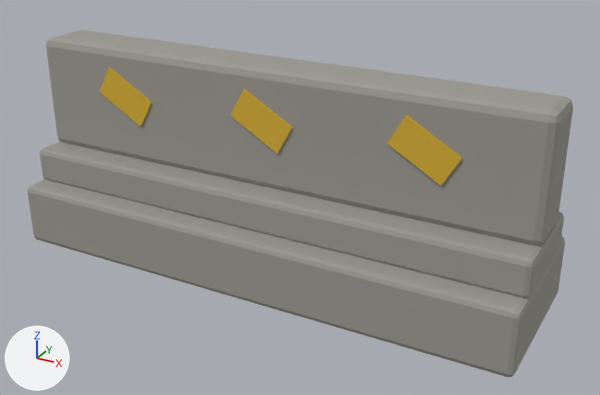
What one commit did to the glTF model assets/props/barrier.glb.
Camera for both pictures: a 50 mm camera at (1.45, -2.46, 1.54) aimed at (0.1, -0.01, 0.31). Arrows for +X, +Y and +Z are at lower left; the lights stay in place. The first picture is the older version. Vertices at exactly the same position are counted once.

The older version as bpy lines, for what is in view:
```python
me_cube_008 = bpy.data.meshes.new('Cube.008')
me_cube_008.from_pydata(...)  # 216 vertices, 396 faces; spans x -1.0..1.0, y -0.3..0.3, z 0.0..0.8
# faces by material slot: [72, 324]
me_cube_008.materials.append(mat_stripe)  # yellow #d9b130
me_cube_008.materials.append(mat_concrete)  # grey #9c9a92
ob_cube_008 = bpy.data.objects.new('Cube.008', me_cube_008)
ob_cube_008.location = (0.0, 0.0, 0.0)
```
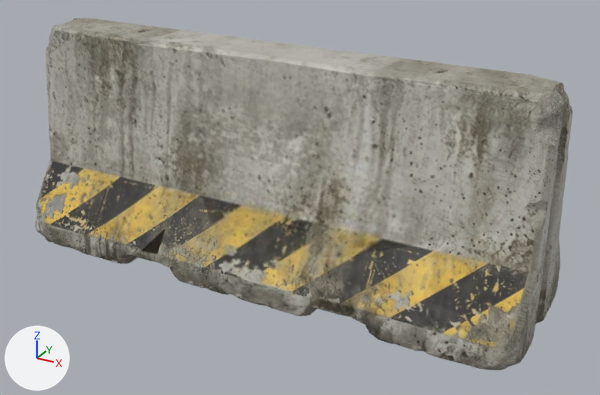
What differs and where, as boxes [x1, y1, x2, y2] in the pictures (600 x 395 px):
'Cube.008', reshaped, moved
    before: [27, 30, 573, 377]
    after: [35, 18, 573, 370]
part 1 of me_cube_008, rebuilt
    before: [27, 180, 565, 377]
    after: [35, 18, 573, 370]
part 2 of me_cube_008, deleted
    before: [99, 67, 462, 186]
part 3 of me_cube_008, deleted
    before: [40, 30, 573, 299]

The edits, one by one:
Picture 'Image_0' (img_image_0) is new.
Picture 'Image_1' (img_image_1) is new.
Material 'Material_0' (mat_material_0) is new.
Uses the picture img_image_0.
Uses the picture img_image_1.
me_cube_008 is used by ob_cube_008; location (0.0, 0.0, 0.0).
me_cube_008 had 216 vertices, 396 faces and spanned x -1.0..1.0, y -0.3..0.3, z 0.0..0.8.
me_cube_008 no longer uses material mat_stripe (yellow #d9b130).
me_cube_008 no longer uses material mat_concrete (grey #9c9a92).
me_cube_008 now has 1456 vertices, 2906 faces and spans x -0.95..0.95, y -0.33..0.33, z -0.44..0.44.
me_cube_008 part 1: the loose piece of 56 vertices spanning x -1.0..1.0, y -0.3..0.3, z 0.0..0.24 is rebuilt with 1456 vertices and now spans x -0.95..0.95, y -0.33..0.33, z -0.44..0.44, in mat_material_0.
me_cube_008 part 2: 6 loose pieces with 48 vertices, spanning x -0.73..0.73, y -0.12..0.12, z 0.51..0.73, are deleted.
Part 3, on me_cube_008:
112 vertices are removed from x -1.0..1.0, y -0.21..0.21, z 0.23..0.8.
216 faces are deleted.
me_cube_008 gains material mat_material_0.
In object 'Cube.008' (ob_cube_008), parent is now set to ob_fit.
Object 'fit' (ob_fit) is new.
Its location is (0.000288, -0.00024, 0.426).
Its scale is (1.05, 0.943, 0.963).
